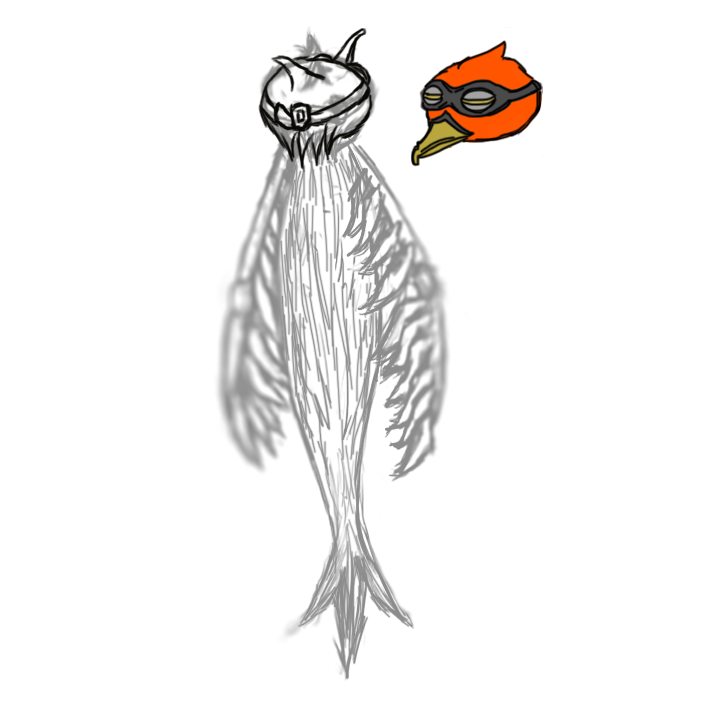
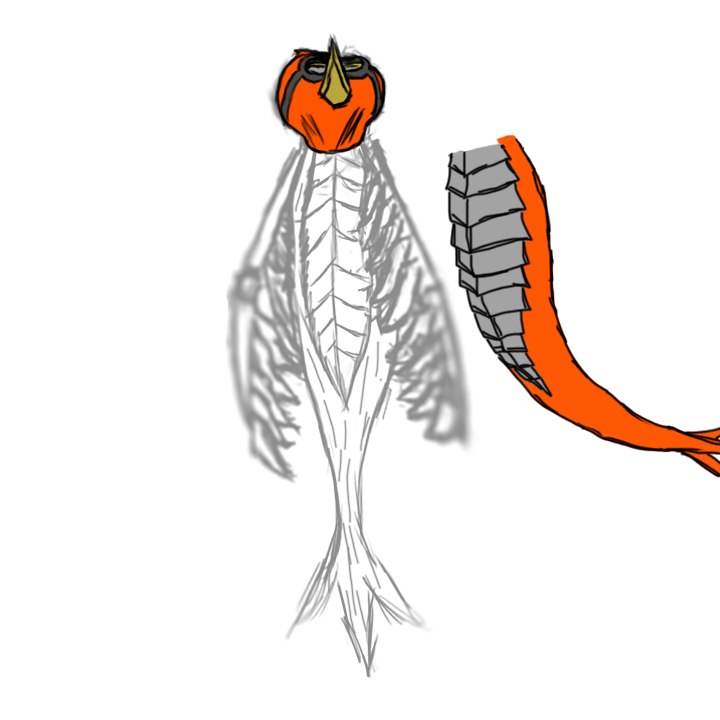
Layered file, before and after one edit (720px x 720px). Changes by layer:
added layer "body copy" above "body" over (444, 134, 720, 478)
painted on "head-outline" over (258, 28, 386, 173)
showed "head-color", painted on it over (275, 47, 385, 156)
removed layer "headcopy" over (410, 27, 543, 170)
